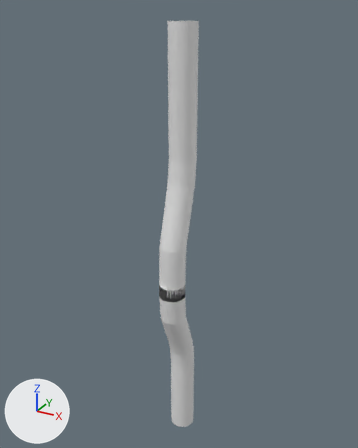
The OBJ model project/resources/Course/Course.obj as it was, and as the next commit left it.
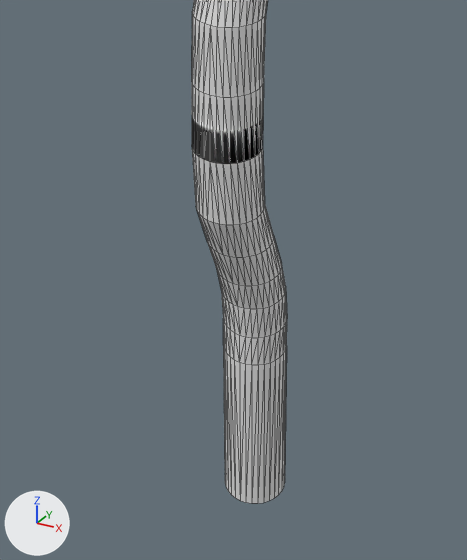
Each version is shown whole from a 50 mm camera at (1.62, -3.01, 1.02) aimed at (-0.04, 0.02, -0.5), then close up on the part from 25% to 73% of the width and 54% to 100% of the height. Lighting does not change. The marker at lower left points along +X, +Y and +Z. The first two pictures are the older version. The close-ups show mesh edges as thin lines. Where no turn or scale is listed for an object, it has been applied to the vertices.

Names of what the first close-up shows: '円柱'.
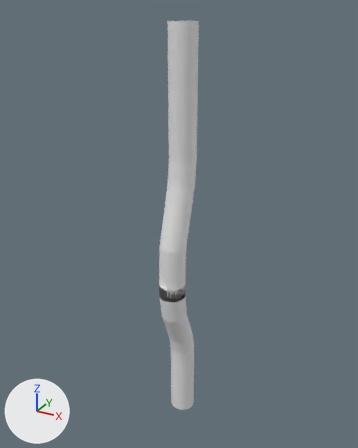
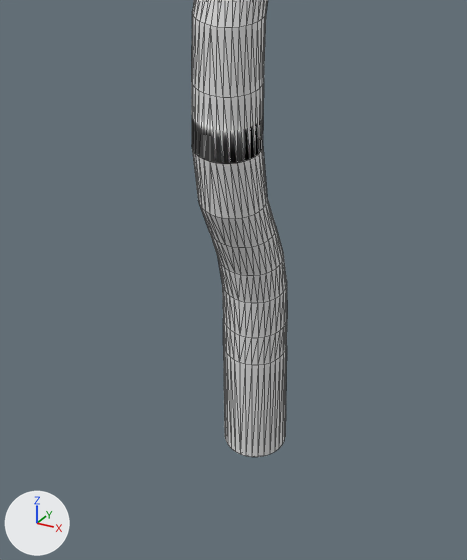
Changed parts and their boxes (x1, y1, x2, y2) in the close-ups (467 x 560 px; the box of a moved part takes in the faces that stretch with it):
'円柱', reshaped
    before: (192, 0, 287, 504)
    after: (192, 0, 287, 457)
part 1 of me_円柱, moved or reshaped
    both: (192, 147, 287, 338)
part 2 of me_円柱, cut back
    before: (223, 345, 287, 504)
    after: (223, 345, 287, 457)

Edits to the bpy script that builds the scene:
```text
Change me_円柱:
    used by ob_円柱; location = (0.0, 0.0, 0.0)
    remove me_円柱.from_pydata(...)  # 480 vertices, 896 faces; spans x -0.1..0.1, y -0.26..0.11, z -2.41..0.93
    add me_円柱.from_pydata(...)  # 529 vertices, 960 faces; spans x -0.1..0.1, y -0.26..0.11, z -2.21..0.93
    me_円柱 part 1
    32 vertices in x -0.1..0.1, y -0.19..0.09, z -1.62..-1.37 move by (0.0, 0.01, 0.02)
    26 vertices in x -0.1..0.1, y -0.13..0.07, z -1.51 move by (0.0, 0.01, 0.03)
    20 vertices in x -0.1..0.1, y -0.1..0.1, z -1.62 move by (0.0, 0.0, 0.02)
    20 vertices in x -0.1..0.1, y -0.25..-0.05, z -1.22 move by (0.0, 0.02, 0.01)
    12 vertices in x -0.1..0.1, y -0.19..0.0, z -1.37 move by (0.0, 0.02, 0.02)
    12 vertices in x -0.09..0.09, y -0.24..-0.05, z -1.22 move by (0.0, 0.01, 0.01)
    6 vertices move from x -0.09..0.09, y -0.13..0.06, z -1.51 to x -0.09..0.09, y -0.11..0.08, z -1.48
    me_円柱 part 2
    32 vertices in x -0.1..0.1, y -0.09..0.11, z -2.41 move by (0.0, 0.0, 0.2)
    49 vertices are added at x -0.08..0.08, y -0.07..0.09, z -2.21
    64 new faces join them
```
